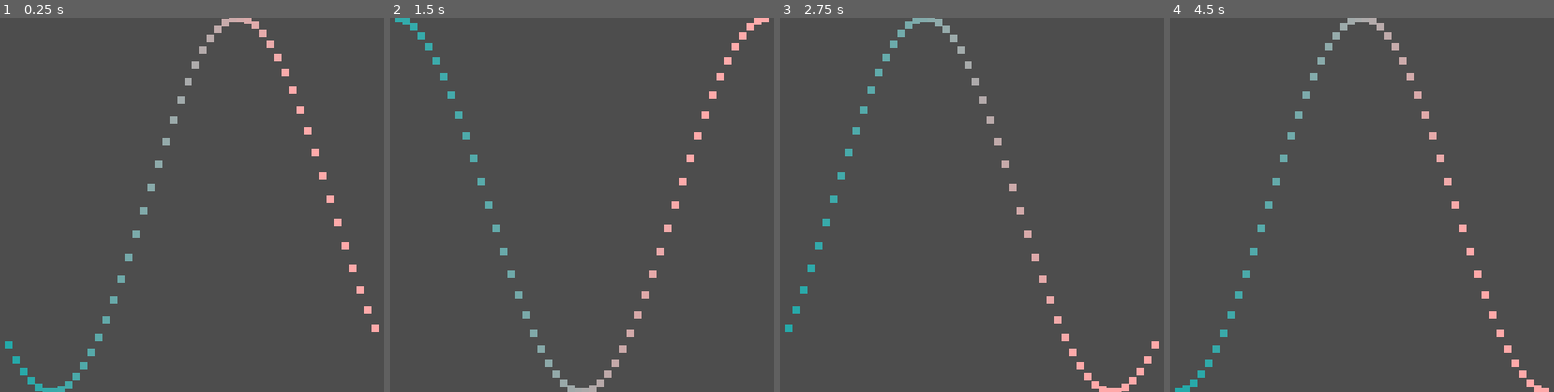
Above: before the commit, frames 1-4 (left to right).
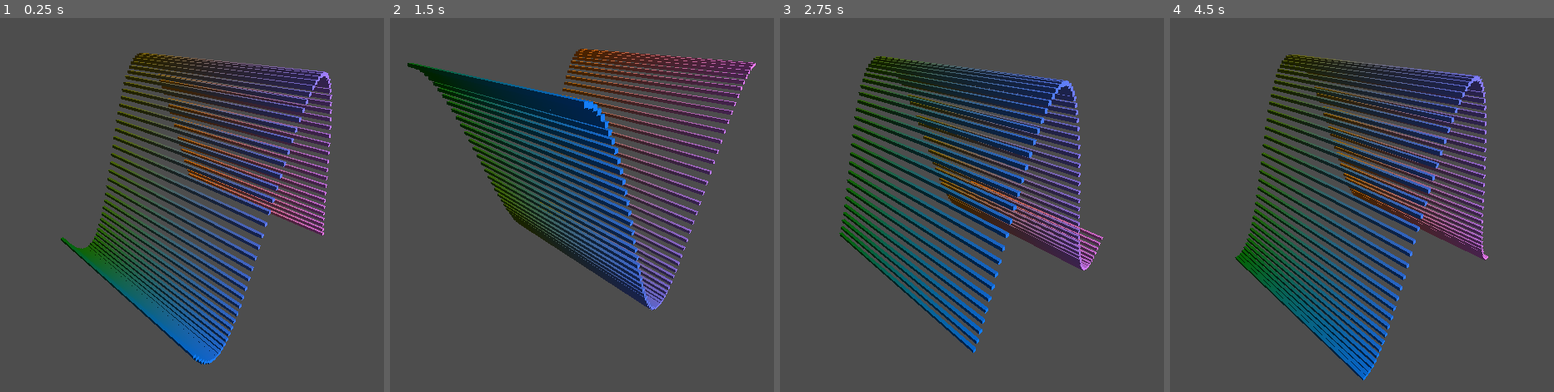
Above: after the commit, the same moments.

Repository: lcrol77/godot-coding-challenges
Game: Godot game, scene res://graph.tscn
Same seed, same stepped clock (60 frames per second), same inputs: the game is played once before the commit and once after it.
Inputs:
- Up to frame 1 (0.25 s): no input
- Up to frame 2 (1.5 s): no input
- Up to frame 3 (2.75 s): no input
- Up to frame 4 (4.5 s): no input

The runs differ from the first frame. In frame 1, 26% of the frame differs, in the area x 1-99%, y 0-100%; in frame 2, 25%; in frame 3, 26%; in frame 4, 27%.

Commit message:
added 3d

Diff:
--- a/graph/function_library.gd
+++ b/graph/function_library.gd
@@ -4,15 +4,15 @@
 
 var functions: Array[Callable] = [wave, multi_wave, ripple]
 
-func wave(x: float, t: float) -> float:
+func wave(x: float, z: float, t: float) -> float:
 	return sin(PI * (x + t))
 
-func multi_wave(x: float, t: float) -> float:
+func multi_wave(x: float, z: float, t: float) -> float:
 	var y := sin(PI * (x + 0.5*t))
 	y += sin(2 * PI *(x+t)) * 0.5
 	return y * (2.0/3.0)
 
-func ripple(x: float, t: float) -> float:
+func ripple(x: float, z: float, t: float) -> float:
 	var d = abs(x)
 	var y = sin(PI*(4*d-t))
 	return y / (1 + 10 * d)
--- a/graph/graph.gd
+++ b/graph/graph.gd
@@ -1,3 +1,4 @@
+@tool
 extends Node3D
 
 @export var point_prefab: PackedScene
@@ -13,19 +14,28 @@
 	var _position = Vector3.ZERO;
 	var _scale = Vector3.ONE * _step;
 	points = []
-	for i in range(resolution):
+	var x = 0
+	var z = 0
+	for i in range(resolution * resolution):
+		if x == resolution:
+			x = 0
+			z+=1
 		var point: CSGBox3D = point_prefab.instantiate()
 		points_container.add_child(point)
-		_position.x = (((i as float) + .5) * _step - 1.0)
+		_position.x = (((x as float) + .5) * _step - 1.0)
+		_position.z = (((z as float) + .5) * _step - 1.0)
 		point.position = _position
 		point.scale = _scale
 		point.material.set_shader_parameter("worldPos", _position)
 		points.append(point)
+		x += 1
 
 func _process(delta: float) -> void:
+	if Engine.is_editor_hint():
+		return
 	var f: Callable = FunctionLibrary.get_function(function)
 	time += delta
 	for point: Node3D in points:
 		var pos: Vector3 = point.position
-		pos.y = f.call(pos.x, time)
+		pos.y = f.call(pos.x, pos.z, time)
 		point.position = pos
--- a/graph/graph.tscn
+++ b/graph/graph.tscn
@@ -10,19 +10,17 @@
 
 [sub_resource type="Environment" id="Environment_2637j"]
 sky = SubResource("Sky_41hjn")
-ambient_light_source = 2
 ambient_light_color = Color(1, 1, 1, 1)
-reflected_light_source = 2
 
 [node name="Graph" type="Node3D" node_paths=PackedStringArray("points_container")]
+transform = Transform3D(0.906308, 0, 0.422618, 0, 1, 0, -0.422618, 0, 0.906308, 0, 0, 0)
 script = ExtResource("1_41hjn")
 point_prefab = ExtResource("2_2637j")
 points_container = NodePath("Points")
-resolution = 50
+resolution = 70
 
 [node name="Camera3D" type="Camera3D" parent="."]
-transform = Transform3D(1, 0, 0, 0, 1, 0, 0, 0, 1, 0, 0, 10)
-projection = 1
+transform = Transform3D(0.336238, 0.470235, -0.81598, 0, 0.866426, 0.499306, 0.941777, -0.167886, 0.291325, -2.6843, 1.3262, 0.958363)
 fov = 60.0
 size = 2.0
 
@@ -30,7 +28,7 @@
 environment = SubResource("Environment_2637j")
 
 [node name="DirectionalLight3D" type="DirectionalLight3D" parent="WorldEnvironment"]
-transform = Transform3D(1, 0, 0, 0, 0.753942, 0.656941, 0, -0.656941, 0.753942, 0, 3.9397, 0)
+transform = Transform3D(1, 0, 0, 0, 0.866025, 0.5, 0, -0.5, 0.866025, 0, 10.2082, 8.43766)
 
 [node name="Points" type="Node3D" parent="."]
 top_level = true
